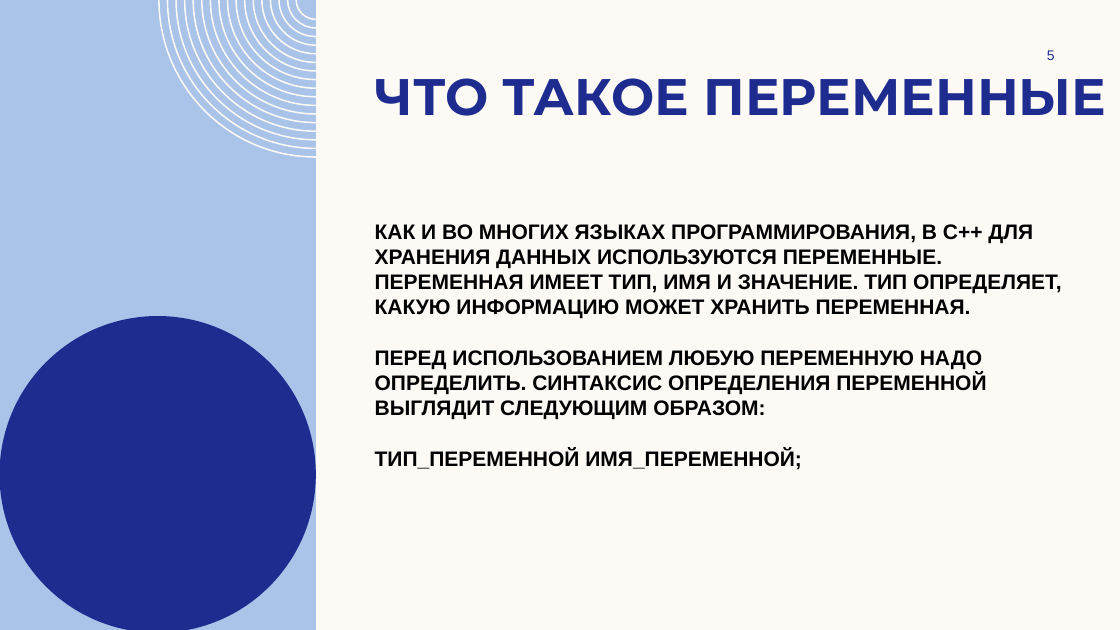
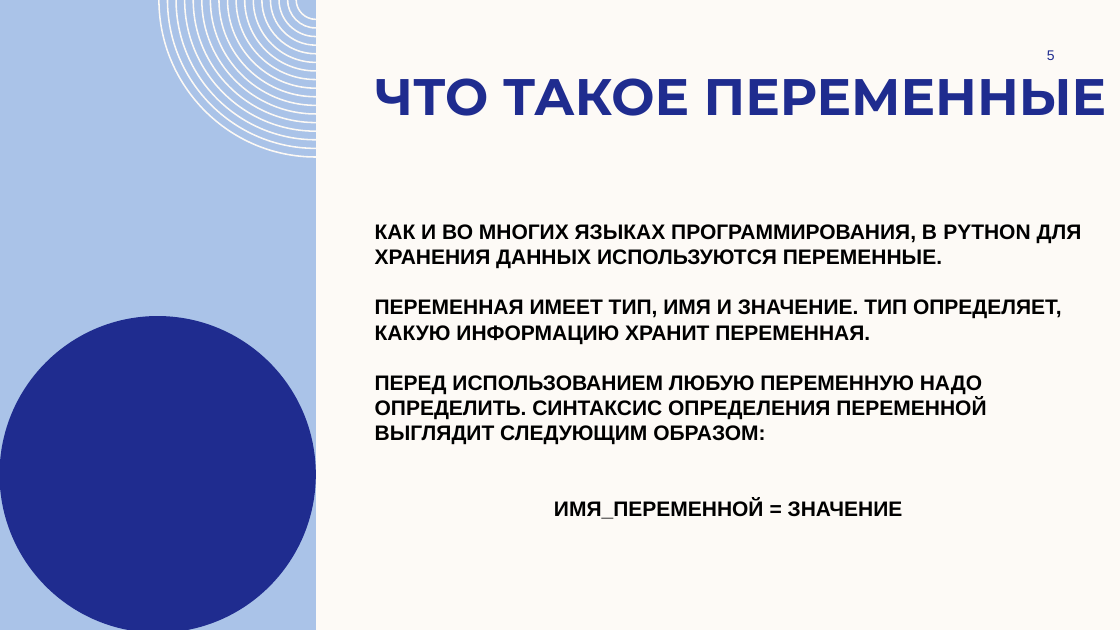
Before and after one commit to Isko00/Python_basic_lessons, a slide deck: slide 5 of 1_dataTypes/introduction.pptx. Drawn at 1120x630 pixels with LibreOffice and Linux fonts; fonts in the diff are those of the drawing; background and template pictures are left out. Boxes give left, top, right and bottom in pixels: in the first picture for what was removed or moved away, otherwise in the second. Text is boxed around its words. In the diff, an @@ line names an element or a change of style, - is before the commit and + after.

```diff
--- a/1_dataTypes/introduction.pptx
+++ b/1_dataTypes/introduction.pptx
@@ text at (375,224,1082,344): text changed @@
-КАК И ВО МНОГИХ ЯЗЫКАХ ПРОГРАММИРОВАНИЯ, В C++ ДЛЯ ХРАНЕНИЯ ДАННЫХ ИСПОЛЬЗУЮТСЯ ПЕРЕМЕННЫЕ. ПЕРЕМЕННАЯ ИМЕЕТ ТИП, ИМЯ И ЗНАЧЕНИЕ. ТИП ОПРЕДЕЛЯЕТ, КАКУЮ ИНФОРМАЦИЮ МОЖЕТ ХРАНИТЬ ПЕРЕМЕННАЯ.
+КАК И ВО МНОГИХ ЯЗЫКАХ ПРОГРАММИРОВАНИЯ, В PYTHON ДЛЯ ХРАНЕНИЯ ДАННЫХ ИСПОЛЬЗУЮТСЯ ПЕРЕМЕННЫЕ.
+ПЕРЕМЕННАЯ ИМЕЕТ ТИП, ИМЯ И ЗНАЧЕНИЕ. ТИП ОПРЕДЕЛЯЕТ, КАКУЮ ИНФОРМАЦИЮ ХРАНИТ ПЕРЕМЕННАЯ.
@@ text at (554,499,903,519): text changed @@
-ТИП_ПЕРЕМЕННОЙ ИМЯ_ПЕРЕМЕННОЙ;
+ИМЯ_ПЕРЕМЕННОЙ = ЗНАЧЕНИЕ
```
Also in this commit, not shown: 3 other slides changed, 1 slide added, 2 slides removed.
